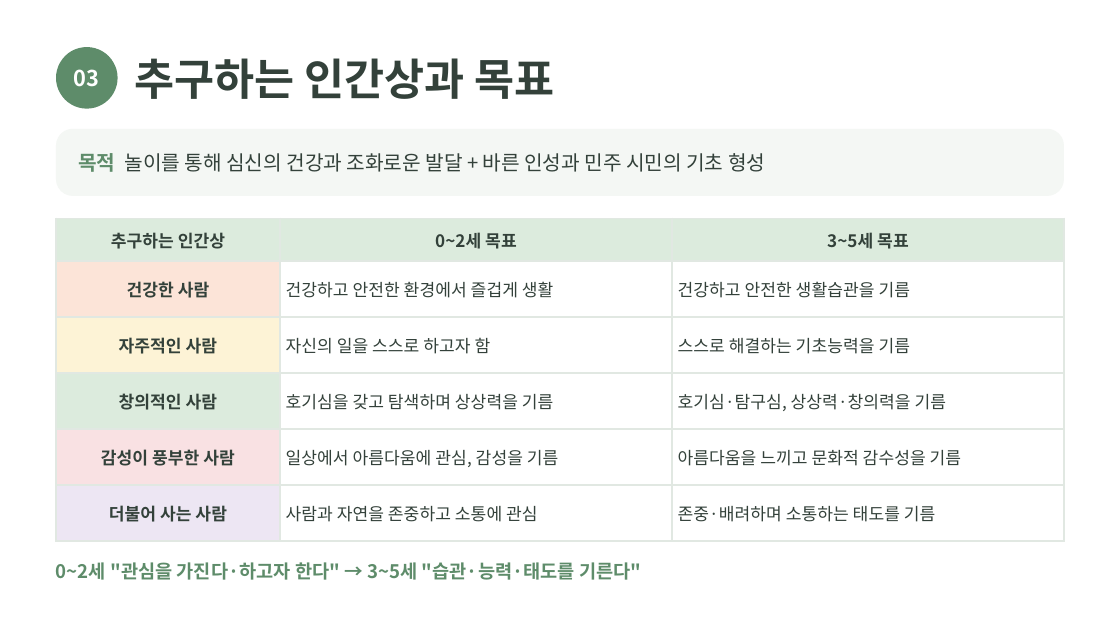
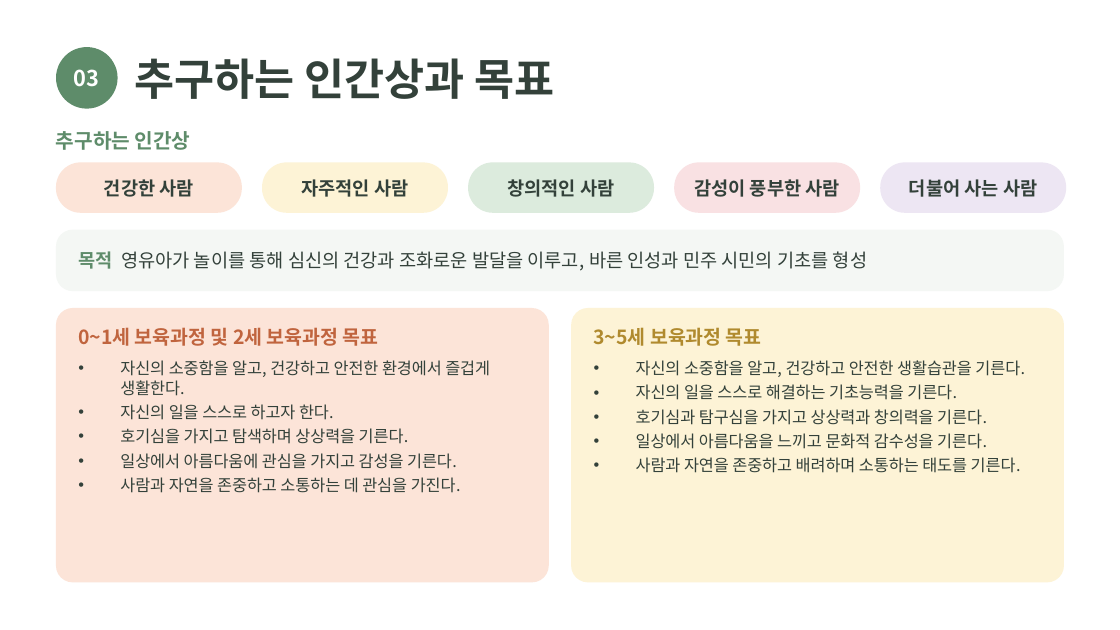
Before and after one commit to darofarm/automation, a slide deck: slide 3 of slides/영유아교육과정의_계획및운영.pptx. Drawn at 1120x630 pixels with LibreOffice and Linux fonts; fonts in the diff are those of the drawing. Boxes give left, top, right and bottom in pixels: in the first picture for what was removed or moved away, otherwise in the second. Text is boxed around its words. In the diff, an @@ line names an element or a change of style, - is before the commit and + after.

```diff
--- a/slides/영유아교육과정의_계획및운영.pptx
+++ b/slides/영유아교육과정의_계획및운영.pptx
@@ text added at (56, 131, 191, 150), 13 pt, text #5E8C6A, bold @@
+추구하는 인간상
@@ rounded rectangle added at (56, 162, 242, 213), fill #FCE4D8 @@
@@ text added at (104, 179, 194, 197), 12 pt, text #33413A, bold @@
+건강한 사람
@@ rounded rectangle added at (262, 162, 448, 213), fill #FDF3D6 @@
@@ text added at (301, 179, 408, 197), 12 pt, text #33413A, bold @@
+자주적인 사람
@@ rounded rectangle added at (468, 162, 654, 213), fill #DCEBDD @@
@@ text added at (507, 179, 614, 197), 12 pt, text #33413A, bold @@
+창의적인 사람
@@ rounded rectangle added at (674, 162, 860, 213), fill #F9E1E3 @@
@@ text added at (694, 179, 840, 197), 12 pt, text #33413A, bold @@
+감성이 풍부한 사람
@@ rounded rectangle added at (880, 162, 1066, 213), fill #EDE6F3 @@
@@ text added at (909, 179, 1037, 197), 12 pt, text #33413A, bold @@
+더불어 사는 사람
@@ rounded rectangle: place and size @@
-rounded rectangle at (56, 129, 1064, 196)
+rounded rectangle at (56, 230, 1064, 291)
@@ rounded rectangle at (56, 230, 1064, 291): proportions changed @@
@@ table removed at (56, 218, 1064, 526), 6 rows, 3 columns @@
-추구하는 인간상 | 0~2세 목표 | 3~5세 목표
-건강한 사람 | 건강하고 안전한 환경에서 즐겁게 생활 | 건강하고 안전한 생활습관을 기름
-자주적인 사람 | 자신의 일을 스스로 하고자 함 | 스스로 해결하는 기초능력을 기름
-창의적인 사람 | 호기심을 갖고 탐색하며 상상력을 기름 | 호기심·탐구심, 상상력·창의력을 기름
-감성이 풍부한 사람 | 일상에서 아름다움에 관심, 감성을 기름 | 아름다움을 느끼고 문화적 감수성을 기름
-더불어 사는 사람 | 사람과 자연을 존중하고 소통에 관심 | 존중·배려하며 소통하는 태도를 기름
@@ text at (78, 251, 867, 271): text changed; size 13 to 12 pt @@
-목적 놀이를 통해 심신의 건강과 조화로운 발달 + 바른 인성과 민주 시민의 기초 형성
+목적 영유아가 놀이를 통해 심신의 건강과 조화로운 발달을 이루고, 바른 인성과 민주 시민의 기초를 형성
@@ rounded rectangle added at (56, 308, 549, 582), fill #FCE4D8 @@
@@ text added at (78, 327, 379, 346), 12.5 pt, text #C0643E, bold @@
+0~1세 보육과정 및 2세 보육과정 목표
@@ rounded rectangle added at (571, 308, 1064, 582), fill #FDF3D6 @@
@@ text added at (594, 327, 762, 346), 12.5 pt, text #B08A2E, bold @@
+3~5세 보육과정 목표
@@ text added at (120, 360, 490, 493), 10.5 pt, text #33413A @@
+• 자신의 소중함을 알고, 건강하고 안전한 환경에서 즐겁게 생활한다.
+• 자신의 일을 스스로 하고자 한다.
+• 호기심을 가지고 탐색하며 상상력을 기른다.
+• 일상에서 아름다움에 관심을 가지고 감성을 기른다.
+• 사람과 자연을 존중하고 소통하는 데 관심을 가진다.
@@ text added at (636, 360, 1025, 473), 10.5 pt, text #33413A @@
+• 자신의 소중함을 알고, 건강하고 안전한 생활습관을 기른다.
+• 자신의 일을 스스로 해결하는 기초능력을 기른다.
+• 호기심과 탐구심을 가지고 상상력과 창의력을 기른다.
+• 일상에서 아름다움을 느끼고 문화적 감수성을 기른다.
+• 사람과 자연을 존중하고 배려하며 소통하는 태도를 기른다.
@@ text removed at (56, 562, 641, 580) @@
-0~2세 "관심을 가진다·하고자 한다" → 3~5세 "습관·능력·태도를 기른다"
```
Also in this commit, not shown: 4 other slides changed, 15 other files.
